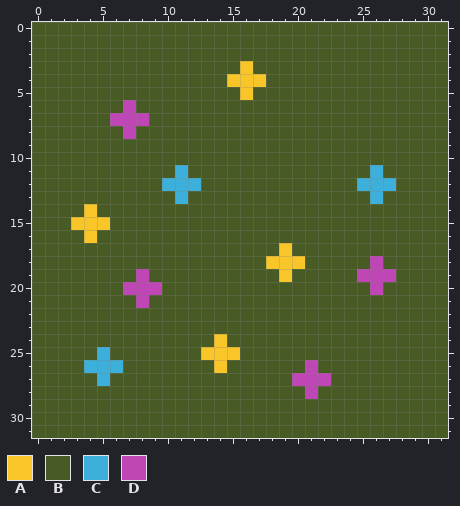
Pixel-art sprite, stored at Assets/Terrain/Flowerbed.png. Above is the file before it was changed.
The file is 32x32 pixels.
Palette (. is transparent): A #f9c629  B #495b24  C #3cb0da  D #be46b5
Pixels before, first column x 0:
 0 BBBBBBBBBBBBBBBBBBBBBBBBBBBBBBBB
 1 BBBBBBBBBBBBBBBBBBBBBBBBBBBBBBBB
 2 BBBBBBBBBBBBBBBBBBBBBBBBBBBBBBBB
 3 BBBBBBBBBBBBBBBBABBBBBBBBBBBBBBB
 4 BBBBBBBBBBBBBBBAAABBBBBBBBBBBBBB
 5 BBBBBBBBBBBBBBBBABBBBBBBBBBBBBBB
 6 BBBBBBBDBBBBBBBBBBBBBBBBBBBBBBBB
 7 BBBBBBDDDBBBBBBBBBBBBBBBBBBBBBBB
 8 BBBBBBBDBBBBBBBBBBBBBBBBBBBBBBBB
 9 BBBBBBBBBBBBBBBBBBBBBBBBBBBBBBBB
10 BBBBBBBBBBBBBBBBBBBBBBBBBBBBBBBB
11 BBBBBBBBBBBCBBBBBBBBBBBBBBCBBBBB
12 BBBBBBBBBBCCCBBBBBBBBBBBBCCCBBBB
13 BBBBBBBBBBBCBBBBBBBBBBBBBBCBBBBB
14 BBBBABBBBBBBBBBBBBBBBBBBBBBBBBBB
15 BBBAAABBBBBBBBBBBBBBBBBBBBBBBBBB
16 BBBBABBBBBBBBBBBBBBBBBBBBBBBBBBB
17 BBBBBBBBBBBBBBBBBBBABBBBBBBBBBBB
18 BBBBBBBBBBBBBBBBBBAAABBBBBDBBBBB
19 BBBBBBBBDBBBBBBBBBBABBBBBDDDBBBB
20 BBBBBBBDDDBBBBBBBBBBBBBBBBDBBBBB
21 BBBBBBBBDBBBBBBBBBBBBBBBBBBBBBBB
22 BBBBBBBBBBBBBBBBBBBBBBBBBBBBBBBB
23 BBBBBBBBBBBBBBBBBBBBBBBBBBBBBBBB
24 BBBBBBBBBBBBBBABBBBBBBBBBBBBBBBB
25 BBBBBCBBBBBBBAAABBBBBBBBBBBBBBBB
26 BBBBCCCBBBBBBBABBBBBBDBBBBBBBBBB
27 BBBBBCBBBBBBBBBBBBBBDDDBBBBBBBBB
28 BBBBBBBBBBBBBBBBBBBBBDBBBBBBBBBB
29 BBBBBBBBBBBBBBBBBBBBBBBBBBBBBBBB
30 BBBBBBBBBBBBBBBBBBBBBBBBBBBBBBBB
31 BBBBBBBBBBBBBBBBBBBBBBBBBBBBBBBB
And afterwards:
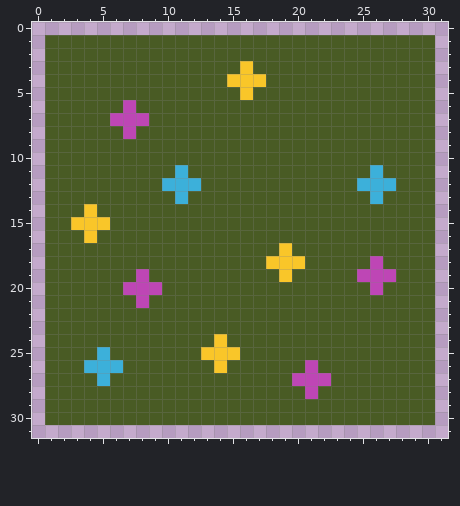
Log entry: buggie fixies
The exact change:
{"y":0,"x":0,"old":"BBBBBBBBBBBBBBBBBBBBBBBBBBBBBBBB","new":"................................"}
{"y":1,"x":0,"old":"B","new":"."}
{"y":1,"x":31,"old":"B","new":"."}
{"y":2,"x":0,"old":"B","new":"."}
{"y":2,"x":31,"old":"B","new":"."}
{"y":3,"x":0,"old":"B","new":"."}
{"y":3,"x":31,"old":"B","new":"."}
{"y":4,"x":0,"old":"B","new":"."}
{"y":4,"x":31,"old":"B","new":"."}
{"y":5,"x":0,"old":"B","new":"."}
{"y":5,"x":31,"old":"B","new":"."}
{"y":6,"x":0,"old":"B","new":"."}
{"y":6,"x":31,"old":"B","new":"."}
{"y":7,"x":0,"old":"B","new":"."}
{"y":7,"x":31,"old":"B","new":"."}
{"y":8,"x":0,"old":"B","new":"."}
{"y":8,"x":31,"old":"B","new":"."}
{"y":9,"x":0,"old":"B","new":"."}
{"y":9,"x":31,"old":"B","new":"."}
{"y":10,"x":0,"old":"B","new":"."}
{"y":10,"x":31,"old":"B","new":"."}
{"y":11,"x":0,"old":"B","new":"."}
{"y":11,"x":31,"old":"B","new":"."}
{"y":12,"x":0,"old":"B","new":"."}
{"y":12,"x":31,"old":"B","new":"."}
{"y":13,"x":0,"old":"B","new":"."}
{"y":13,"x":31,"old":"B","new":"."}
{"y":14,"x":0,"old":"B","new":"."}
{"y":14,"x":31,"old":"B","new":"."}
{"y":15,"x":0,"old":"B","new":"."}
{"y":15,"x":31,"old":"B","new":"."}
{"y":16,"x":0,"old":"B","new":"."}
{"y":16,"x":31,"old":"B","new":"."}
{"y":17,"x":0,"old":"B","new":"."}
{"y":17,"x":31,"old":"B","new":"."}
{"y":18,"x":0,"old":"B","new":"."}
{"y":18,"x":31,"old":"B","new":"."}
{"y":19,"x":0,"old":"B","new":"."}
{"y":19,"x":31,"old":"B","new":"."}
{"y":20,"x":0,"old":"B","new":"."}
{"y":20,"x":31,"old":"B","new":"."}
{"y":21,"x":0,"old":"B","new":"."}
{"y":21,"x":31,"old":"B","new":"."}
{"y":22,"x":0,"old":"B","new":"."}
{"y":22,"x":31,"old":"B","new":"."}
{"y":23,"x":0,"old":"B","new":"."}
{"y":23,"x":31,"old":"B","new":"."}
{"y":24,"x":0,"old":"B","new":"."}
{"y":24,"x":31,"old":"B","new":"."}
{"y":25,"x":0,"old":"B","new":"."}
{"y":25,"x":31,"old":"B","new":"."}
{"y":26,"x":0,"old":"B","new":"."}
{"y":26,"x":31,"old":"B","new":"."}
{"y":27,"x":0,"old":"B","new":"."}
{"y":27,"x":31,"old":"B","new":"."}
{"y":28,"x":0,"old":"B","new":"."}
{"y":28,"x":31,"old":"B","new":"."}
{"y":29,"x":0,"old":"B","new":"."}
{"y":29,"x":31,"old":"B","new":"."}
{"y":30,"x":0,"old":"B","new":"."}
{"y":30,"x":31,"old":"B","new":"."}
{"y":31,"x":0,"old":"BBBBBBBBBBBBBBBBBBBBBBBBBBBBBBBB","new":"................................"}
{"label":"erased","picture_box":[32,22,448,438]}
